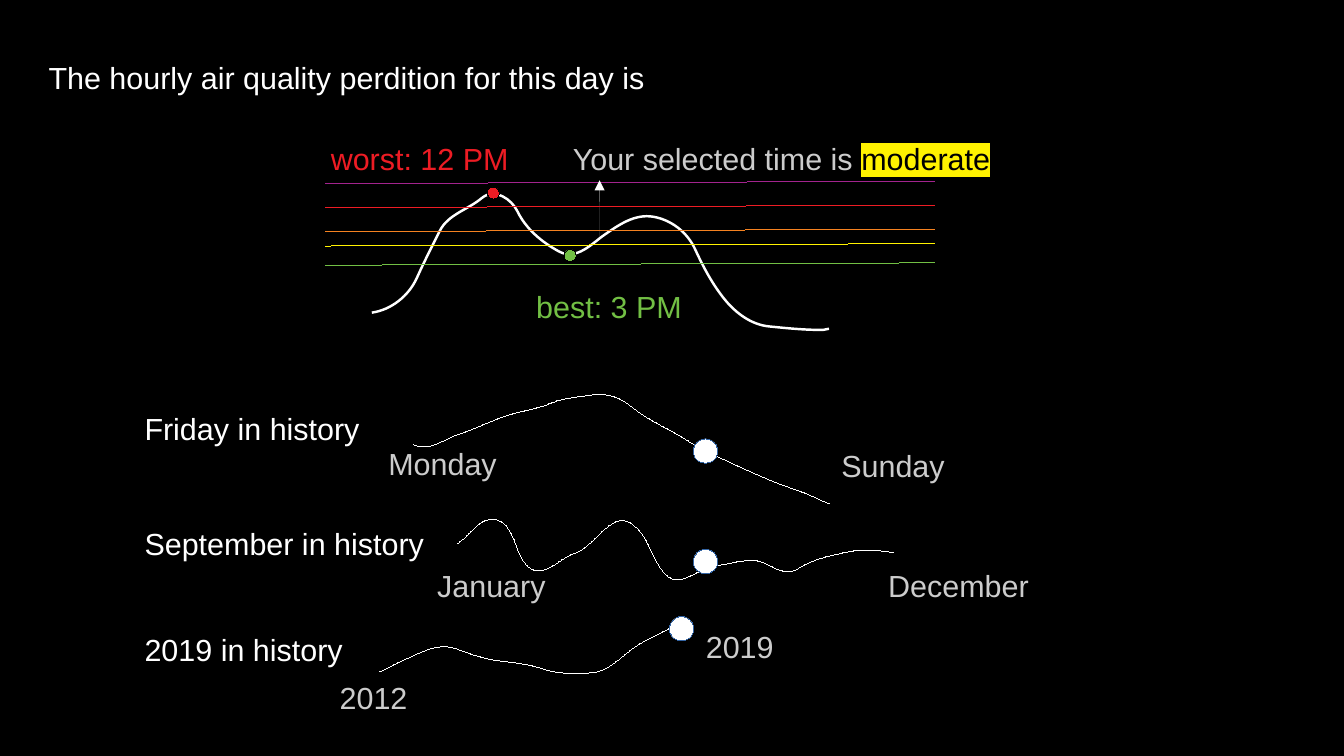
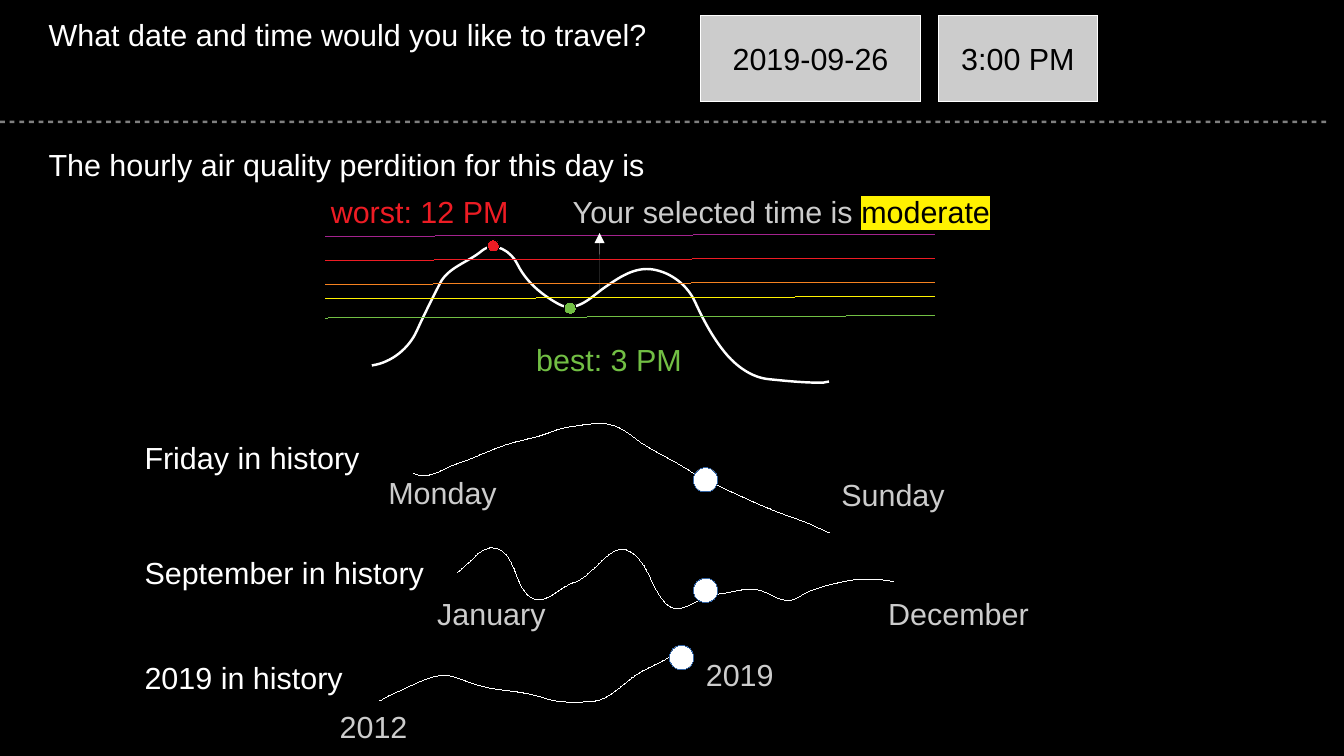
Before and after one commit to aety/insight, a slide deck: slide 2 of wk3_ideas.odp. Drawn at 1344x756 pixels with LibreOffice and Linux fonts; fonts in the diff are those of the drawing. Boxes give left, top, right and bottom in pixels: in the first picture for what was removed or moved away, otherwise in the second. Text is boxed around its words. In the diff, an @@ line names an element or a change of style, - is before the commit and + after.

```diff
--- a/wk3_ideas.odp
+++ b/wk3_ideas.odp
@@ text added at bbox=[49, 24, 646, 52], 18 pt, text #FFFFFF @@
+What date and time would you like to travel?
@@ rectangle added at bbox=[701, 16, 921, 101], fill #CCCCCC, outline #FFFFFF 0 pt, 18 pt, text #000000 @@
+2019-09-26
@@ rectangle added at bbox=[939, 16, 1098, 101], fill #CCCCCC, outline #FFFFFF 0 pt, 18 pt, text #000000 @@
+3:00 PM
@@ line added from (0, 122) to (1329, 122), #808080 1.45 pt @@
@@ text "The hourly air quality perdition ...": place and size @@
-text "The hourly air quality perdition ..." at bbox=[49, 67, 644, 95]
+text "The hourly air quality perdition ..." at bbox=[49, 154, 644, 182]
@@ text "Your selected time is moderate": place and size @@
-text "Your selected time is moderate" at bbox=[573, 148, 990, 171]
+text "Your selected time is moderate" at bbox=[573, 201, 990, 224]
@@ 2 lines, 1 freeform shape, 1 ellipse, 1 arrow: place and size @@
-2 lines, 1 freeform shape, 1 ellipse, 1 arrow at bbox=[326, 181, 934, 331]
+2 lines, 1 freeform shape, 1 ellipse, 1 arrow at bbox=[326, 233, 934, 383]
@@ 3 lines, 2 texts, 1 ellipse: place and size @@
-3 lines, 2 texts, 1 ellipse at bbox=[326, 148, 934, 319]
+3 lines, 2 texts, 1 ellipse at bbox=[326, 201, 934, 372]
@@ 9 texts, 3 freeform shapes, 3 ellipses: place and size @@
-9 texts, 3 freeform shapes, 3 ellipses at bbox=[145, 395, 1029, 710]
+9 texts, 3 freeform shapes, 3 ellipses at bbox=[145, 423, 1029, 739]
```
Also in this commit, not shown: 1 other file.
